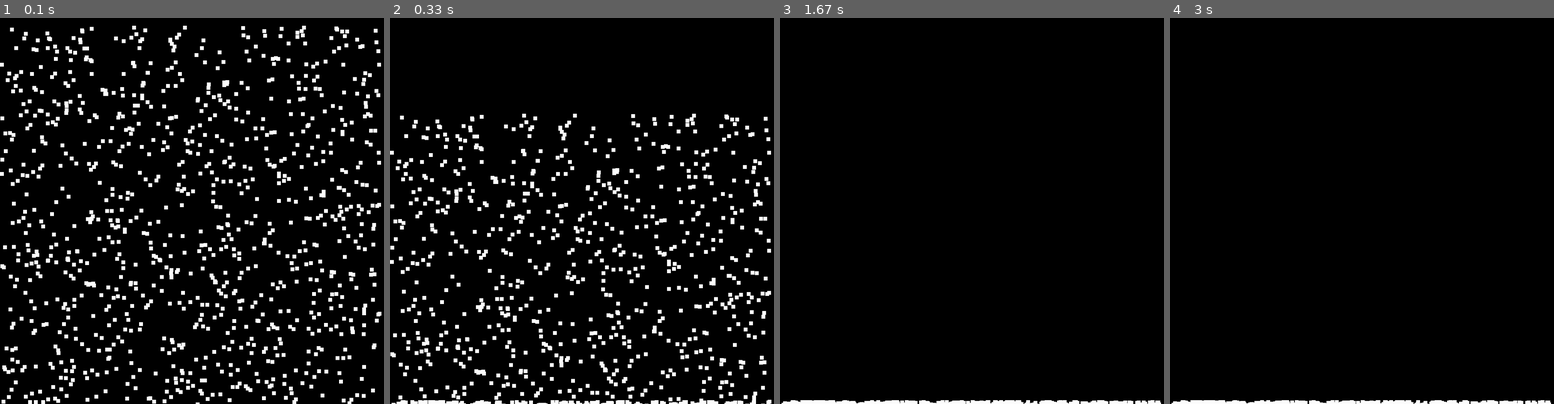
Above: before the commit, frames 1-4 (left to right).
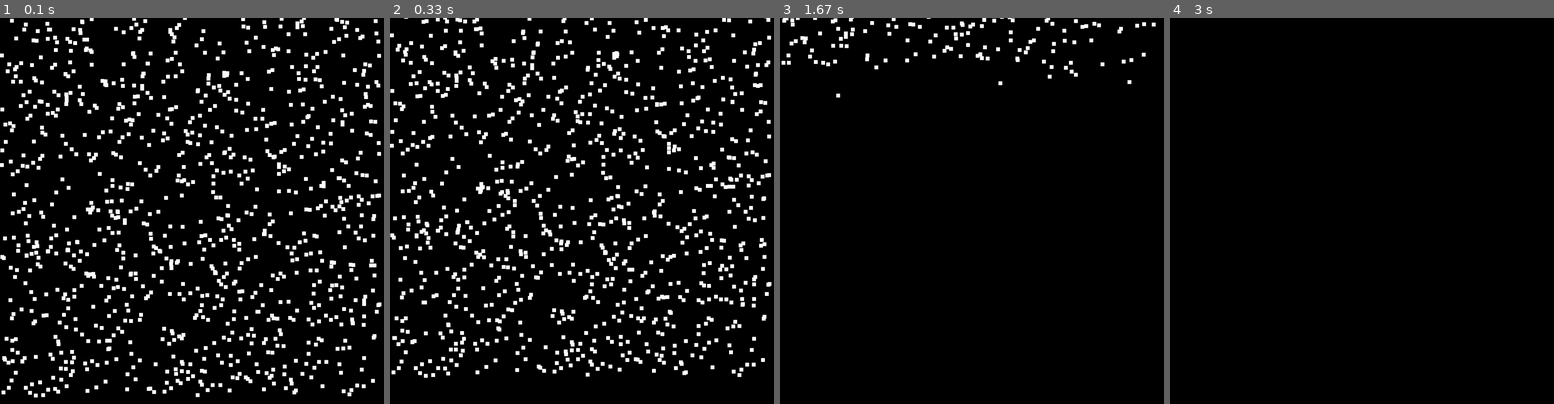
Above: after the commit, the same moments.

Repository: directfrog/Particle-Simulations-With-Pygame
Game: pygame game, started from falling particles.py
The game is run twice, just before and just after one commit, with the same random seed, the same clock (stepped at 60 frames per second) and the same inputs.
Inputs:
- Up to frame 1 (0.1 s): no input
- Up to frame 2 (0.33 s): no input
- Up to frame 3 (1.67 s): hold W 0.33-0.8 s; hold S 0.83-1.3 s; hold W from 1.33 s (still down)
- Up to frame 4 (3 s): release W at 1.7 s

The runs differ from the first frame. In frame 1, 20% of the frame differs, in the area x 0-100%, y 0-100%; in frame 2, 18%; in frame 3, 2.2%; in frame 4, 0.8%.

Commit message:
Update falling particles.py

Diff:
--- a/falling particles.py
+++ b/falling particles.py
@@ -14,6 +14,7 @@
 		rect = pygame.Rect(random.randint(0, screen_width-20), random.randint(0, screen_height-20), 10, 10)
 		particles.append([rect, 0])
 
+add = -1
 while True:
 	screen.fill((0, 0, 0))
 
@@ -22,11 +23,17 @@
 		particle_movement = 0
 
 		if particle[0].y < screen_height-10:
-			particle[1] += 1.3
+
+
+			increase_factor = (random.randint(1, 3)/10) * add
+			particle[1] += 0.1*add + increase_factor
 		else:
 			particle[1] = 0
 
-		particle_movement += particle[1]
+		if add == 0:
+			particle_movement -= particle[1]
+		else:
+			particle_movement += particle[1]
 		particle[0].y += particle_movement
 
 
@@ -34,5 +41,9 @@
 		if event.type == KEYDOWN:
 			if event.key == K_ESCAPE:
 				sys.exit()
+			if event.key == K_w:
+				add = -1
+			if event.key == K_s:
+				add = 1
 	pygame.display.update()
 	clock.tick(60)
